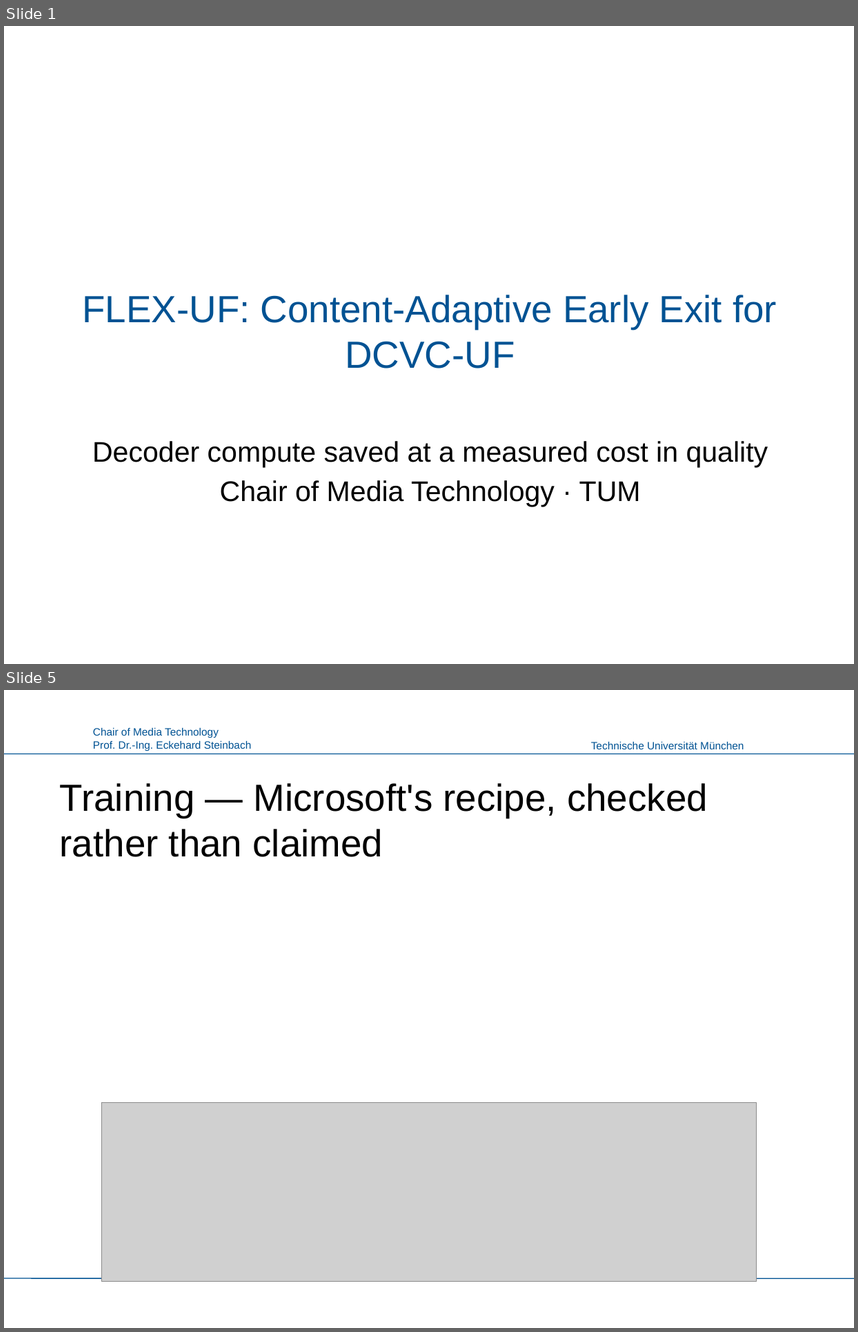
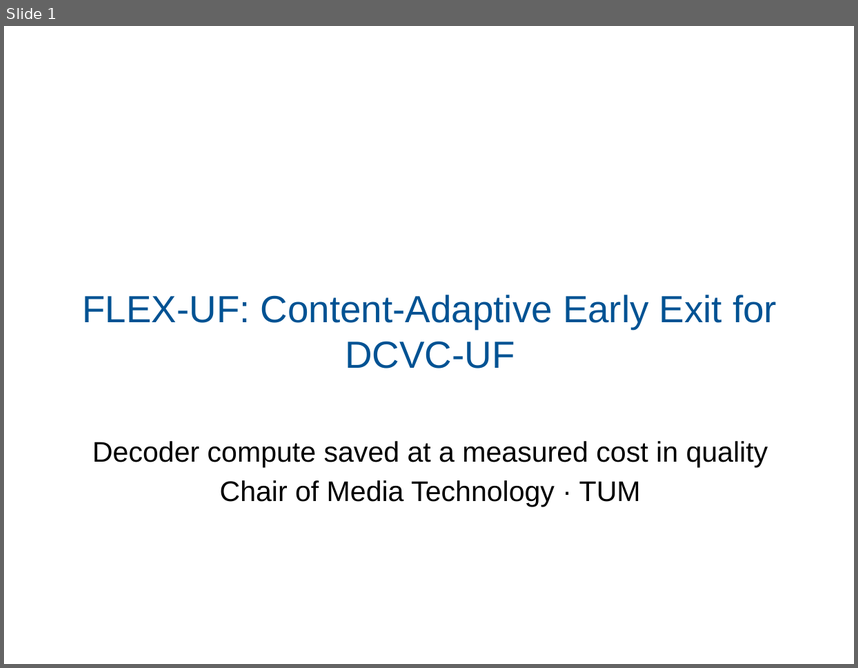
Before and after one commit to canerim/FLEX-FLOP, a slide deck: paper/FLEX-UF_LMT.pptx. Shown one above the other, each under a label of ours: slides 1 and 5 before the commit, slide 1 after it; the slides between them are not shown. The pictures are 858x1332 and 858x668 pixels, drawn with LibreOffice and Linux fonts; fonts in the diff are those of the drawing; grey boxes stand for pictures; background and template pictures are left out. Boxes give left, top, right and bottom in pixels: in the first picture for what was removed or moved away, otherwise in the second. Text is boxed around its words. In the diff, an @@ line names an element or a change of style, - is before the commit and + after.

```diff
--- a/paper/FLEX-UF_LMT.pptx
+++ b/paper/FLEX-UF_LMT.pptx
@@ slide 5 removed at [4, 690, 854, 1328], background #FFFFFF @@
@@ text removed at [93, 727, 252, 751] @@
-Chair of Media Technology
-Prof. Dr.-Ing. Eckehard Steinbach
@@ text removed at [591, 741, 744, 749] @@
-Technische Universität München
@@ line removed from (4, 753) to (854, 753) @@
@@ title removed at [60, 783, 708, 857] @@
-Training — Microsoft's recipe, checked rather than claimed
@@ picture removed at [102, 1103, 756, 1281] @@
@@ line removed from (4, 1279) to (854, 1279) @@
```
Also in this commit, not shown: 5 slides changed, 6 slides added, 5 other slides removed, 3 other files.
